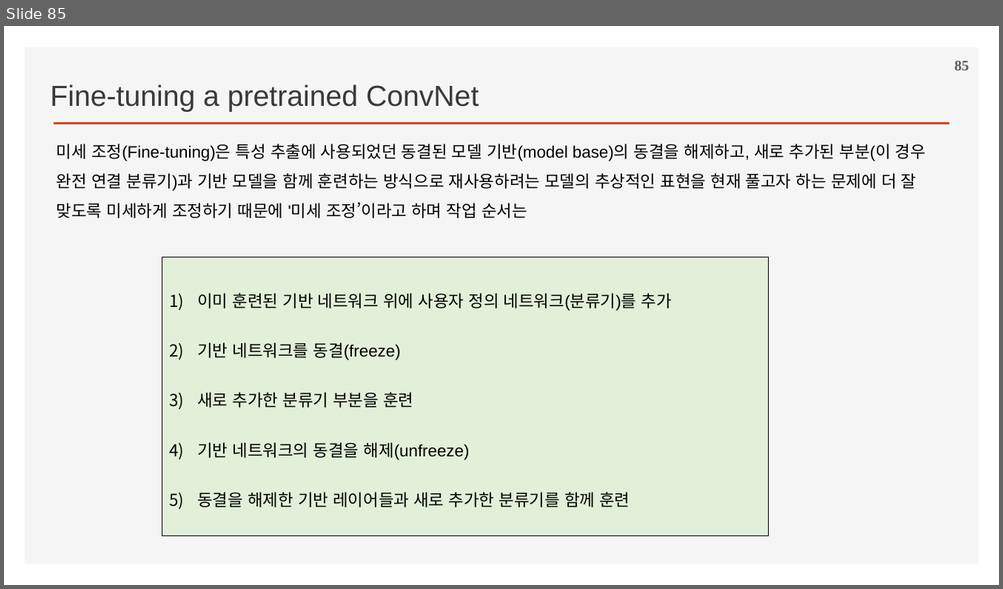
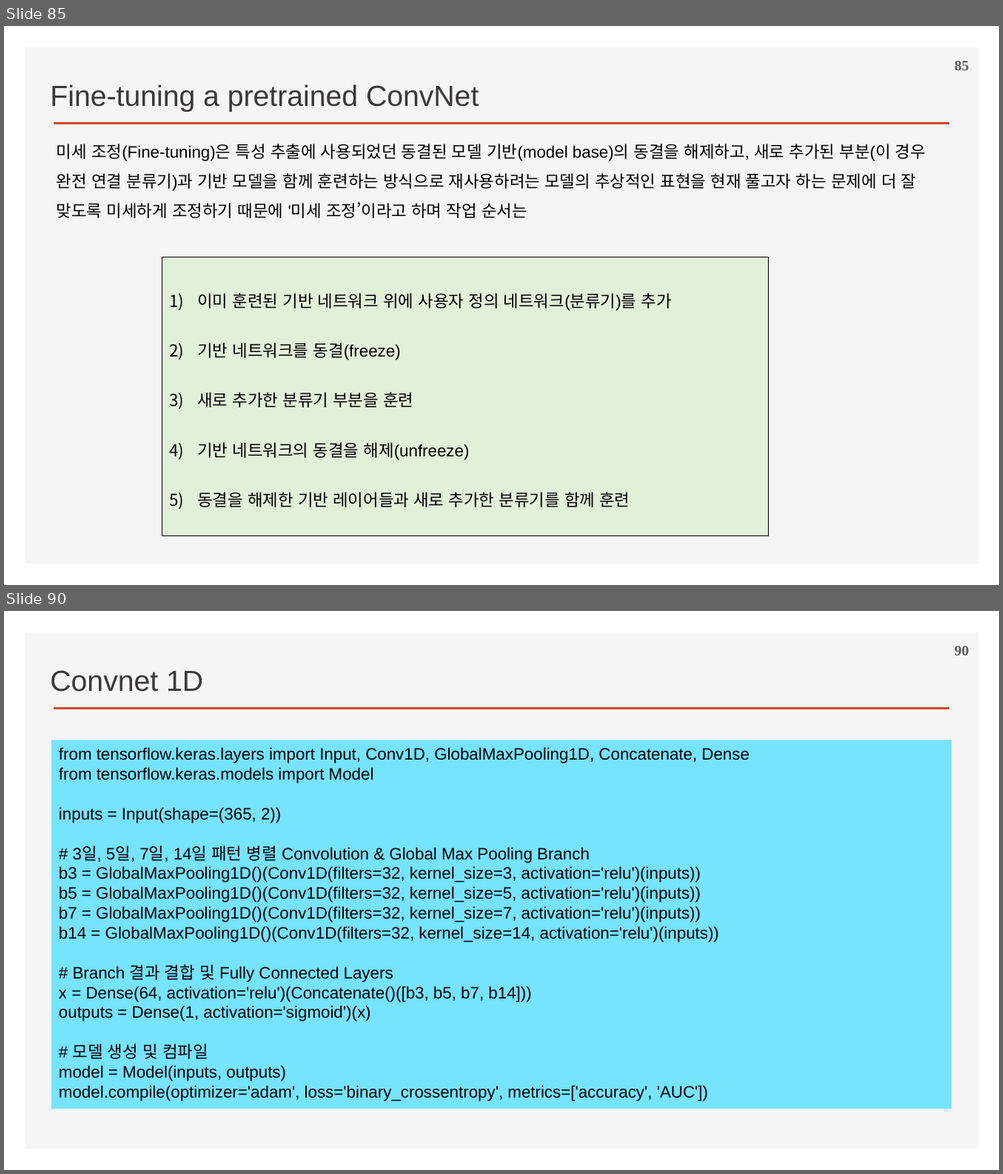
Before and after one commit to ancestor9/2026_Fall_Deep-Learning-with-Python, a slide deck: Chapter 08 Image Classification.pptx. Shown one above the other, each under a label of ours: slide 85 before the commit, slides 85 and 90 after it; the slides between them are not shown. The pictures are 1003x589 and 1003x1174 pixels, drawn with LibreOffice and Linux fonts; fonts in the diff are those of the drawing; background and template pictures are left out. Boxes give left, top, right and bottom in pixels: in the first picture for what was removed or moved away, otherwise in the second. Text is boxed around its words. In the diff, an @@ line names an element or a change of style, - is before the commit and + after.

```diff
--- a/Chapter 08 Image Classification.pptx
+++ b/Chapter 08 Image Classification.pptx
@@ slide 90 added at (4,611,999,1170), background #FFFFFF; not listed: 2 template elements that a slide beside it also shows @@
@@ page number added at (954,646,969,655), 14 pt, text #595959, bold @@
+90
@@ text added at (50,670,203,692), 28 pt, text #3B3838 @@
+Convnet 1D
@@ rectangle added at (52,740,951,1110), fill #76E3FF, 16 pt, text #000000 @@
+from tensorflow.keras.layers import Input, Conv1D, GlobalMaxPooling1D, Concatenate, Dense
+from tensorflow.keras.models import Model
+inputs = Input(shape=(365, 2))
+# 3일, 5일, 7일, 14일 패턴 병렬 Convolution & Global Max Pooling Branch
+b3 = GlobalMaxPooling1D()(Conv1D(filters=32, kernel_size=3, activation='relu')(inputs))
+b5 = GlobalMaxPooling1D()(Conv1D(filters=32, kernel_size=5, activation='relu')(inputs))
+b7 = GlobalMaxPooling1D()(Conv1D(filters=32, kernel_size=7, activation='relu')(inputs))
+b14 = GlobalMaxPooling1D()(Conv1D(filters=32, kernel_size=14, activation='relu')(inputs))
+# Branch 결과 결합 및 Fully Connected Layers
+x = Dense(64, activation='relu')(Concatenate()([b3, b5, b7, b14]))
+outputs = Dense(1, activation='sigmoid')(x)
+# 모델 생성 및 컴파일
+model = Model(inputs, outputs)
+model.compile(optimizer='adam', loss='binary_crossentropy', metrics=['accuracy', 'AUC'])
```
Also in this commit, not shown: 4 other slides added.
